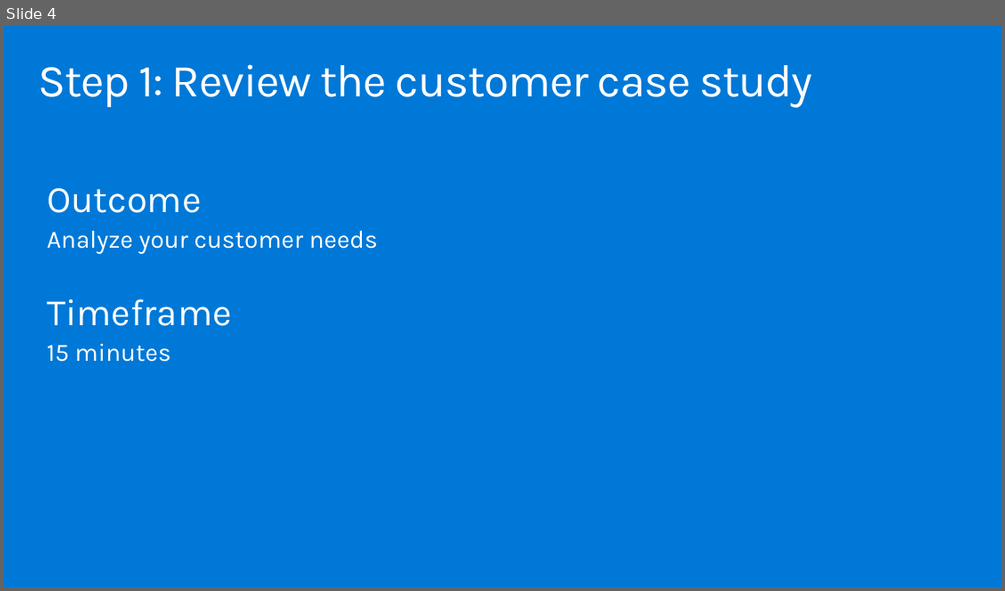
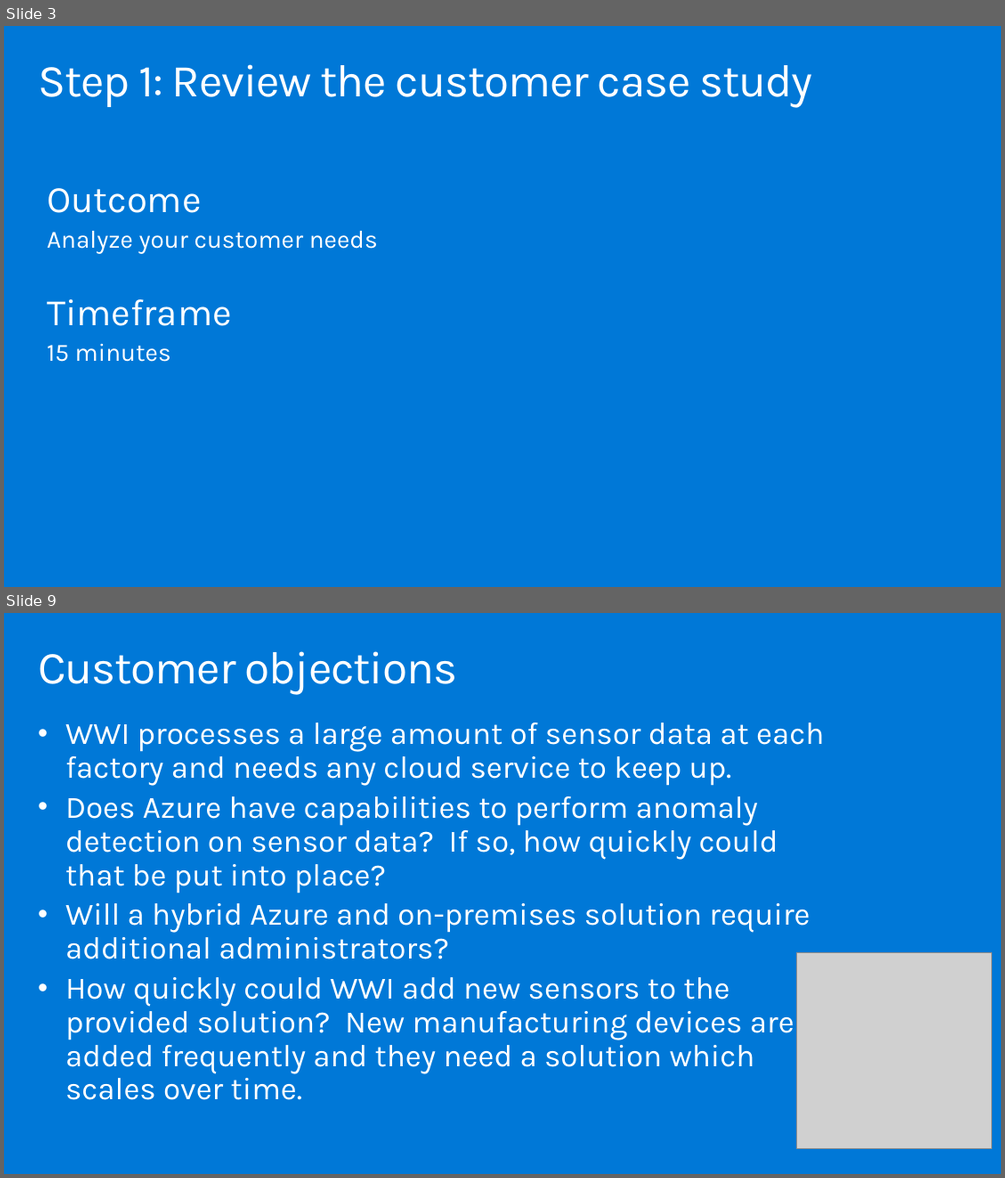
Before and after one commit to solliancenet/MCW-innovate-modernize-apps-with-data-ai, a slide deck: Whiteboard design session/WDS trainer presentation - Innovate and Modernize Apps with Data and AI.pptx. Shown one above the other, each under a label of ours: slide 4 before the commit, slides 3 and 9 after it; the slides between them are not shown. The pictures are 1005x591 and 1005x1178 pixels, drawn with LibreOffice and Linux fonts; fonts in the diff are those of the drawing; grey boxes stand for pictures. Boxes give left, top, right and bottom in pixels: in the first picture for what was removed or moved away, otherwise in the second. Text is boxed around its words. In the diff, an @@ line names an element or a change of style, - is before the commit and + after.

```diff
--- a/Whiteboard design session/WDS trainer presentation - Innovate and Modernize Apps with Data and AI.pptx
+++ b/Whiteboard design session/WDS trainer presentation - Innovate and Modernize Apps with Data and AI.pptx
@@ slide 9 added at box(4, 613, 1001, 1174), background #0078D7 @@
@@ title added at box(38, 651, 458, 694), 44.1 pt, text #FFFFFF @@
+Customer objections
@@ text added at box(65, 722, 824, 1100), 30 pt, text #FFFFFF @@
+• WWI processes a large amount of sensor data at each factory and needs any cloud service to keep up.
+• Does Azure have capabilities to perform anomaly detection on sensor data? If so, how quickly could that be put into place?
+• Will a hybrid Azure and on-premises solution require additional administrators?
+• How quickly could WWI add new sensors to the provided solution? New manufacturing devices are added frequently and they need a solution which scales over time.
@@ picture added at box(797, 953, 992, 1149) @@
@@ what was slide 4 is now slide 3 @@
```
Also in this commit, not shown: 1 slide changed, 14 other slides added, 19 slides removed, 1 other file.
